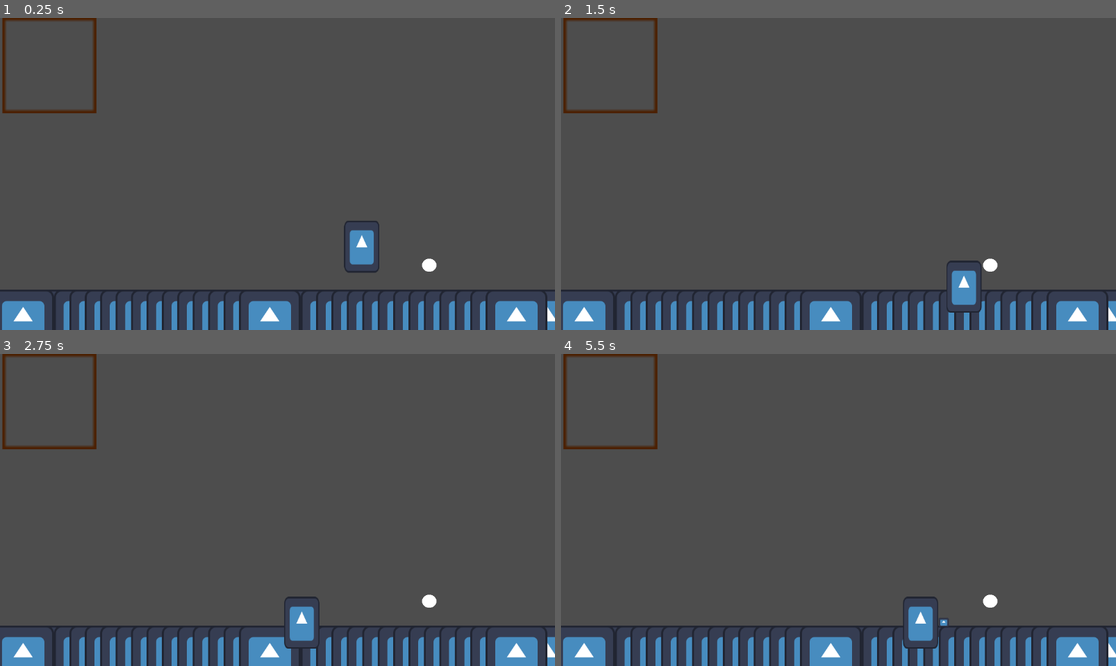
Above: before the commit, frames 1-4 (two rows, left to right).
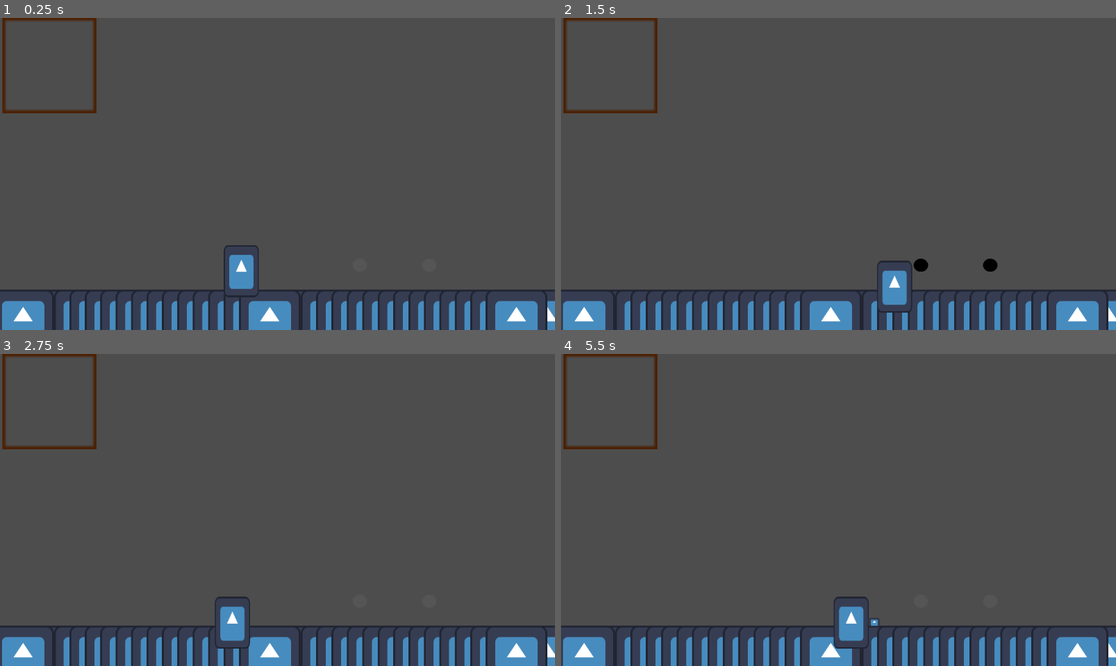
Above: after the commit, the same moments.

Repository: DanielKuhnDeAraujo/OutOfTime
Game: Godot game, scene res://secenes/jogo.tscn
The game is run twice, just before and just after one commit, with the same random seed, the same clock (stepped at 60 frames per second) and the same inputs. The engine's default icon, where the game draws it, is replaced by a stand-in: a white triangle on a blue panel in a dark square.
Inputs:
- Up to frame 1 (0.25 s): no input
- Up to frame 2 (1.5 s): tap Enter (ui_accept) at 0.5, 0.77 s; hold V (futuro) 0.53-1.28 s; hold Right (ui_right) from 0.53 s (still down); tap X (instanciar) at 0.8, 1.35 s
- Up to frame 3 (2.75 s): tap Enter (ui_accept) at 1.52 s; tap C (passado) at 1.55 s; release Right (ui_right) at 2.03 s; hold Left (ui_left) from 2.03 s (still down); hold C (passado) from 2.03 s (still down); tap V (futuro) at 2.3 s
- Up to frame 4 (5.5 s): release Left (ui_left) at 2.78 s; release C (passado) at 2.78 s; hold Right (ui_right) 2.78-4.28 s; tap V (futuro) at 2.85, 4.55 s; tap Enter (ui_accept) at 3.02, 3.77, 4.25, 4.52 s; tap X (instanciar) at 3.05, 5.3 s; hold X (instanciar) 3.53-4.28 s; tap C (passado) at 3.8, 4.35 s; hold Left (ui_left) 4.28-5.03 s; hold Right (ui_right) from 5.03 s (still down); hold Z (pegar) from 5.03 s (still down)

The runs differ from the first frame. In frame 1, 1.4% of the frame differs, in the area x 40-79%, y 65-90%; in frame 2, 1.5%; in frame 3, 1.5%; in frame 4, 1.6%, in the area x 49-79%, y 77-95%.
Error before the commit: Invalid call. Nonexistent function 'futuro' in base 'Node2D'. (res://scripts/player.gd:46)

Commit message:
Viagem no tempo

Diff:
--- /dev/null
+++ b/scripts/jogo.gd
@@ -0,0 +1,32 @@
+extends Node2D
+
+var filhos
+var viajantes
+var viajando:bool = false
+# Called when the node enters the scene tree for the first time.
+func _ready() -> void:
+	pass # Replace with function body.
+
+
+# Called every frame. 'delta' is the elapsed time since the previous frame.
+func _process(_delta: float) -> void:
+	if viajando :
+		if viajantes == 0 :
+			get_node("Player").viajando = false
+			viajando = false
+func futuro():
+	viajando = true
+	viajantes =0
+	filhos = get_children()
+	for i in filhos :
+		if i.has_method("futuro") :
+			i.futuro()
+			viajantes+=1
+func passado():
+	viajando = true
+	viajantes =0
+	filhos = get_children()
+	for i in filhos :
+		if i.has_method("passado") :
+			i.passado()
+			viajantes+=1
--- a/scripts/player.gd
+++ b/scripts/player.gd
@@ -42,10 +42,10 @@
 			pegar()
 		if Input.is_action_pressed("instanciar") and guardado :
 			instanciar()
-		if Input.is_action_pressed("futuro") :
+		if Input.is_action_just_pressed("futuro") :
 			get_parent().futuro()
 			viajando = true
-		if Input.is_action_pressed("passado") :
+		if Input.is_action_just_pressed("passado") :
 			get_parent().passado()
 			viajando = true
 func pegar() :
@@ -71,6 +71,7 @@
 	var obejto = load(ItemGuardadoCena).instantiate()
 	obejto.global_position = global_position
 	obejto.global_position.x += 50*direction
+	obejto.Idade =ItemGuardadoIdade
 	get_tree().root.get_child(0).add_child(obejto)
 	SpriteInventario.texture = null
 	label.text = "Nada"
--- a/secenes/jogo.tscn
+++ b/secenes/jogo.tscn
@@ -1,5 +1,6 @@
-[gd_scene load_steps=7 format=3 uid="uid://bkmdt1bedki3f"]
+[gd_scene load_steps=8 format=3 uid="uid://bkmdt1bedki3f"]
 
+[ext_resource type="Script" uid="uid://ogobrvbjqmf1" path="res://scripts/jogo.gd" id="1_56hio"]
 [ext_resource type="Texture2D" uid="uid://4q335xxs2p" path="res://icon.svg" id="1_gqj68"]
 [ext_resource type="PackedScene" uid="uid://b2ih5y2lse8i7" path="res://secenes/player.tscn" id="2_7cdr2"]
 [ext_resource type="PackedScene" uid="uid://3k2g35fpa4hn" path="res://secenes/quadrado.tscn" id="3_an2ke"]
@@ -17,6 +18,7 @@
 sources/1 = SubResource("TileSetAtlasSource_7cdr2")
 
 [node name="jogo" type="Node2D"]
+script = ExtResource("1_56hio")
 
 [node name="Camera2D" type="Camera2D" parent="."]
 
@@ -25,8 +27,8 @@
 format = 2
 layer_0/tile_data = PackedInt32Array(655395, 1, 0, 655343, 1, 0, 655344, 1, 0, 655345, 1, 0, 655346, 1, 0, 655347, 1, 0 …(421 unchanged characters)…
 
-[node name="CharacterBody2D" parent="." instance=ExtResource("2_7cdr2")]
-position = Vector2(176, 121)
+[node name="Player" parent="." instance=ExtResource("2_7cdr2")]
+position = Vector2(-74, 172)
 
 [node name="StaticBody2D" parent="." instance=ExtResource("3_an2ke")]
 position = Vector2(315, 190)
@@ -45,3 +47,6 @@
 offset_top = -122.0
 offset_right = -382.0
 offset_bottom = -69.0
+
+[node name="StaticBody2D2" parent="." instance=ExtResource("3_an2ke")]
+position = Vector2(171, 190)
--- a/secenes/player.tscn
+++ b/secenes/player.tscn
@@ -19,7 +19,7 @@
 
 [sub_resource type="RectangleShape2D" id="RectangleShape2D_67aaq"]
 
-[node name="CharacterBody2D" type="CharacterBody2D"]
+[node name="Player" type="CharacterBody2D"]
 script = ExtResource("1_67aaq")
 
 [node name="AnimatedSprite2D" type="AnimatedSprite2D" parent="."]
--- a/secenes/quadrado.gd
+++ b/secenes/quadrado.gd
@@ -7,21 +7,37 @@
 var Nome = "Bola"
 var pegavel = true
 
-var passado
-var presente
-var futuro
+var Spassado
+var Spresente
+var Sfuturo
 
 func preload_resources() :
-	passado= preload("res://assets/bolabranca.png")
-	presente= preload("res://assets/bolacinza.png")
-	futuro= preload("res://assets/bolapreta.png")
+	Spassado= preload("res://assets/bolabranca.png")
+	Spresente= preload("res://assets/bolacinza.png")
+	Sfuturo= preload("res://assets/bolapreta.png")
 # Called when the node enters the scene tree for the first time.
 func _ready() -> void:
 	preload_resources()
-	sprite_2d.texture = passado
-	Sprite = passado
-
-
+	checar_idade()
+func futuro() :
+	Idade += 10
+	checar_idade()
+	get_parent().viajantes-=1
+func passado() :
+	Idade -= 10
+	checar_idade()
+	get_parent().viajantes-=1
+func checar_idade() :
+	Nome= "Bola de "+ str(Idade)+ " anos."
+	if Idade < 0 :
+		sprite_2d.texture = Spassado
+		Sprite = Spassado
+	if Idade == 0 :
+		sprite_2d.texture = Spresente
+		Sprite = Spresente
+	if Idade > 0 :
+		sprite_2d.texture = Sfuturo
+		Sprite = Sfuturo
 # Called every frame. 'delta' is the elapsed time since the previous frame.
 func _process(delta: float) -> void:
 	pass
Not shown, added: scripts/jogo.gd.uid
